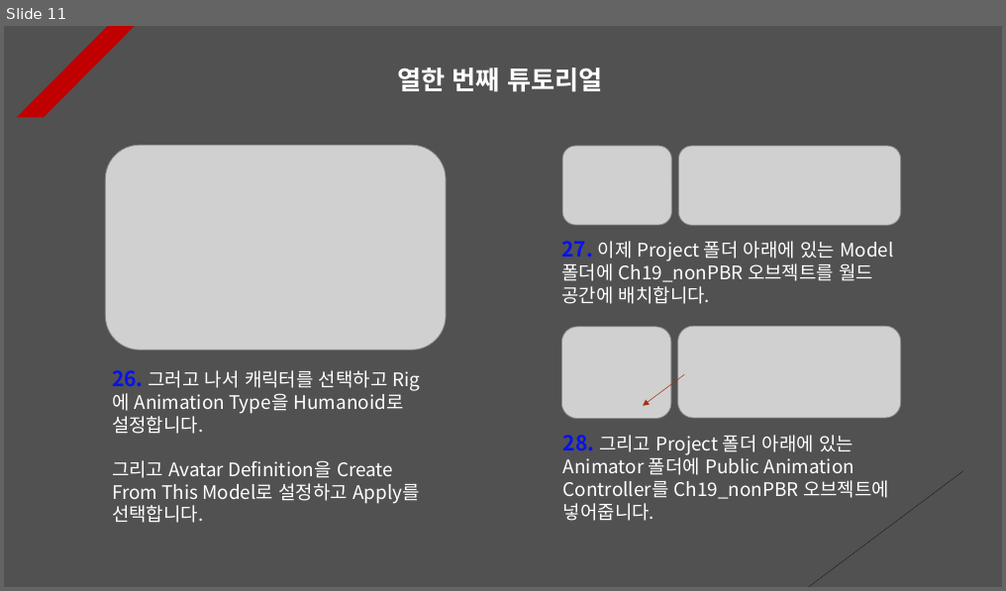
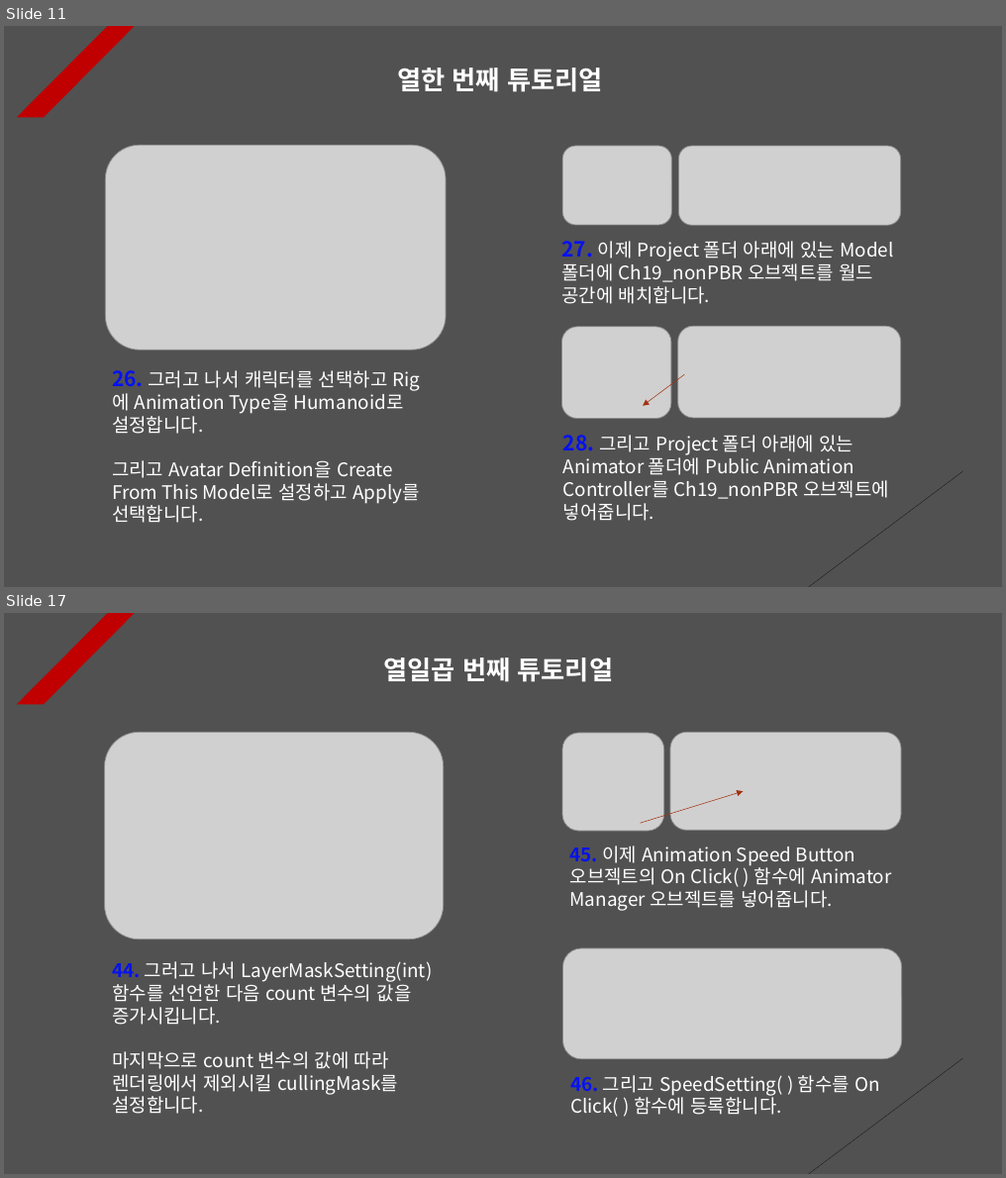
Before and after one commit to Unity2033/3D-UnityEngine, a slide deck: Assets/Class/Animation Retargeting/PPT Data/Animation Retargeting Example.pptx. Shown one above the other, each under a label of ours: slide 11 before the commit, slides 11 and 17 after it; the slides between them are not shown. The pictures are 1006x591 and 1006x1178 pixels, drawn with LibreOffice and Linux fonts; fonts in the diff are those of the drawing; grey boxes stand for pictures. Boxes give left, top, right and bottom in pixels: in the first picture for what was removed or moved away, otherwise in the second. Text is boxed around its words. In the diff, an @@ line names an element or a change of style, - is before the commit and + after.

```diff
--- a/Assets/Class/Animation Retargeting/PPT Data/Animation Retargeting Example.pptx
+++ b/Assets/Class/Animation Retargeting/PPT Data/Animation Retargeting Example.pptx
@@ slide 17 added at bbox=[4, 613, 1002, 1174], background #515151; not listed: 2 template elements that a slide beside it also shows @@
@@ text added at bbox=[384, 658, 613, 682], 25 pt, text #FFFFFF, bold @@
+열일곱 번째 튜토리얼
@@ picture added at bbox=[104, 732, 444, 940] @@
@@ picture added at bbox=[562, 733, 664, 831] @@
@@ picture added at bbox=[670, 732, 901, 830] @@
@@ arrow added from (641, 823) to (743, 791), #A5300F 0.5 pt dashed @@
@@ text added at bbox=[570, 846, 892, 911], 18 pt, text #FFFFFF @@
+45. 이제 Animation Speed Button 오브젝트의 On Click( ) 함수에 Animator Manager 오브젝트를 넣어줍니다.
@@ text added at bbox=[112, 961, 432, 1114], 18 pt, text #FFFFFF @@
+44. 그러고 나서 LayerMaskSetting(int) 함수를 선언한 다음 count 변수의 값을 증가시킵니다.
+마지막으로 count 변수의 값에 따라 렌더링에서 제외시킬 cullingMask를 설정합니다.
@@ picture added at bbox=[563, 949, 902, 1059] @@
@@ text added at bbox=[570, 1075, 880, 1117], 18 pt, text #FFFFFF @@
+46. 그리고 SpeedSetting( ) 함수를 On Click( ) 함수에 등록합니다.
```
Also in this commit, not shown: 5 slides changed, 1 other slide added, 32 other files.
